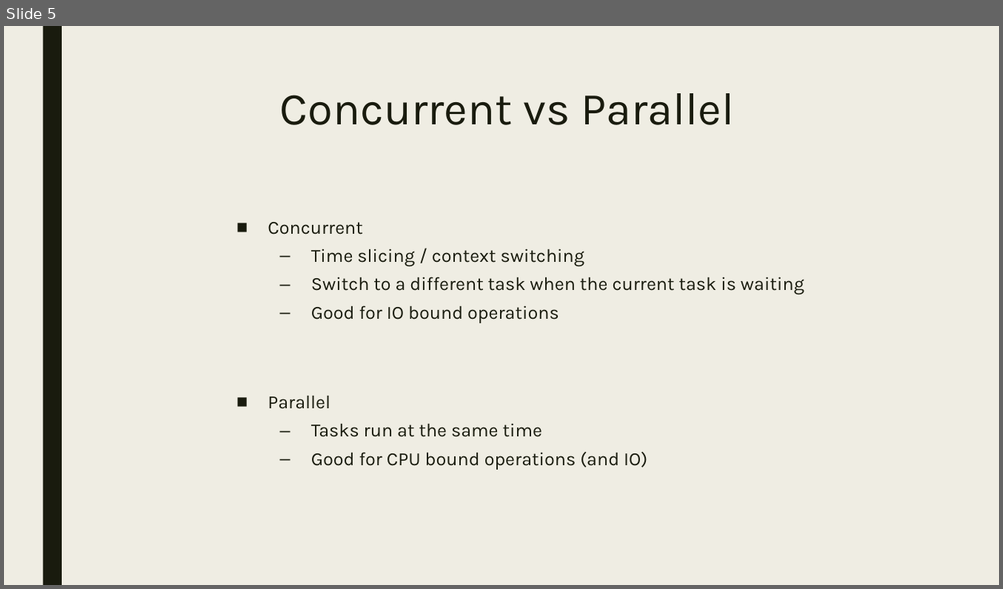
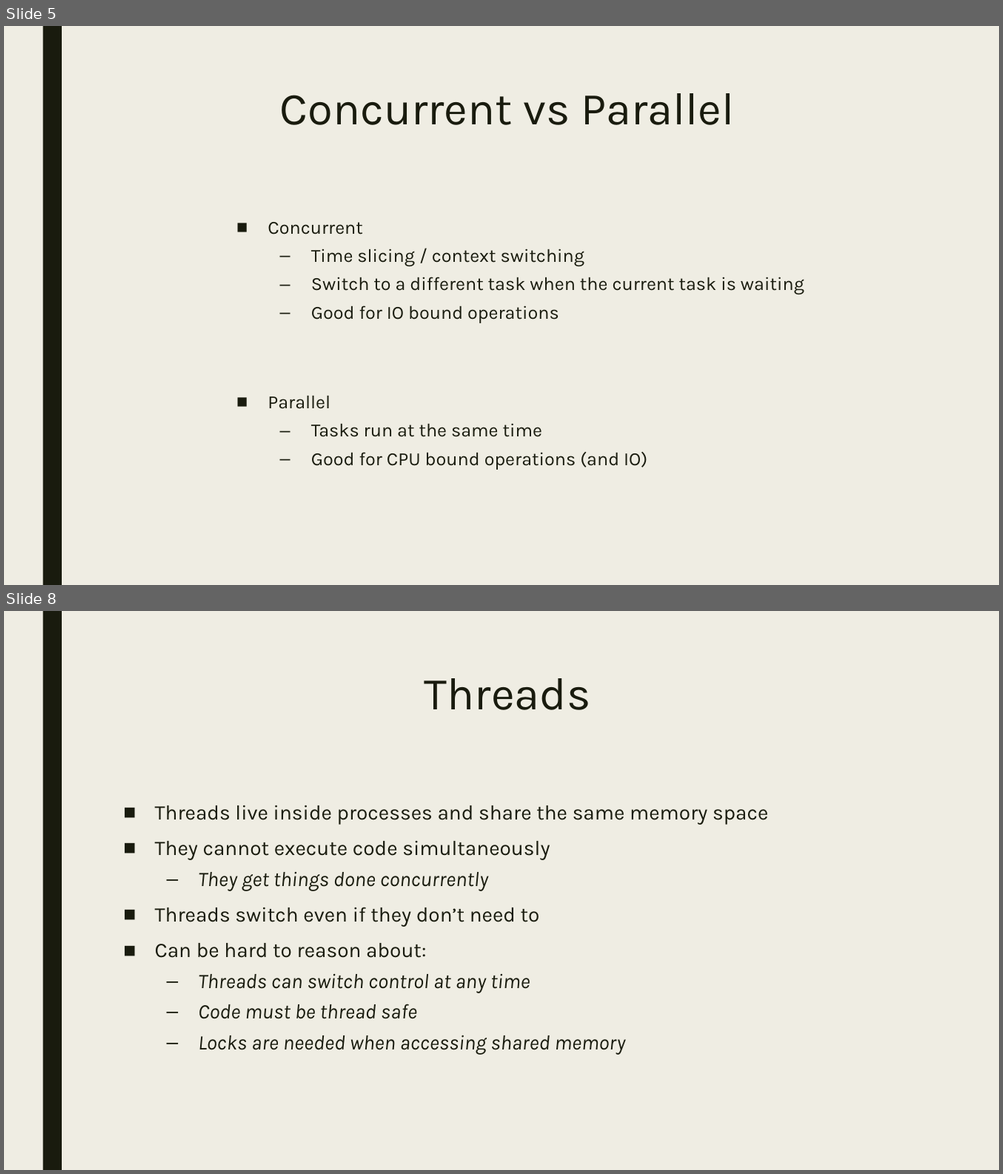
Before and after one commit to bdelate/talk-python-async, a slide deck: slides.pptx. Shown one above the other, each under a label of ours: slide 5 before the commit, slides 5 and 8 after it; the slides between them are not shown. The pictures are 1003x589 and 1003x1174 pixels, drawn with LibreOffice and Linux fonts; fonts in the diff are those of the drawing. Boxes give left, top, right and bottom in pixels: in the first picture for what was removed or moved away, otherwise in the second. Text is boxed around its words. In the diff, an @@ line names an element or a change of style, - is before the commit and + after.

```diff
--- a/slides.pptx
+++ b/slides.pptx
@@ slide 8 added at [4, 611, 999, 1170], background #EFEDE3; not listed: 1 template element that a slide beside it also shows @@
@@ title added at [424, 678, 590, 710], 44 pt, text #191B0E @@
+Threads
@@ text added at [155, 805, 768, 1055], 20 pt, text #191B0E @@
+■ Threads live inside processes and share the same memory space
+■ They cannot execute code simultaneously
+  – They get things done concurrently
+■ Threads switch even if they don’t need to
+■ Can be hard to reason about:
+  – Threads can switch control at any time
+  – Code must be thread safe
+  – Locks are needed when accessing shared memory
```
Also in this commit, not shown: 1 slide changed, 8 other slides added, 1 other file.
